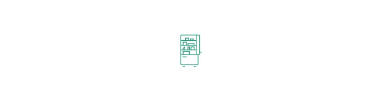
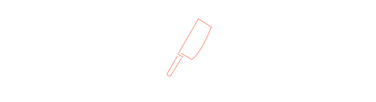
Two versions of the same layered image (376x102). Layer-by-layer changes:
painted on "Objet dynamique vectoriel" (1st of 3) over [166, 18, 212, 77]
